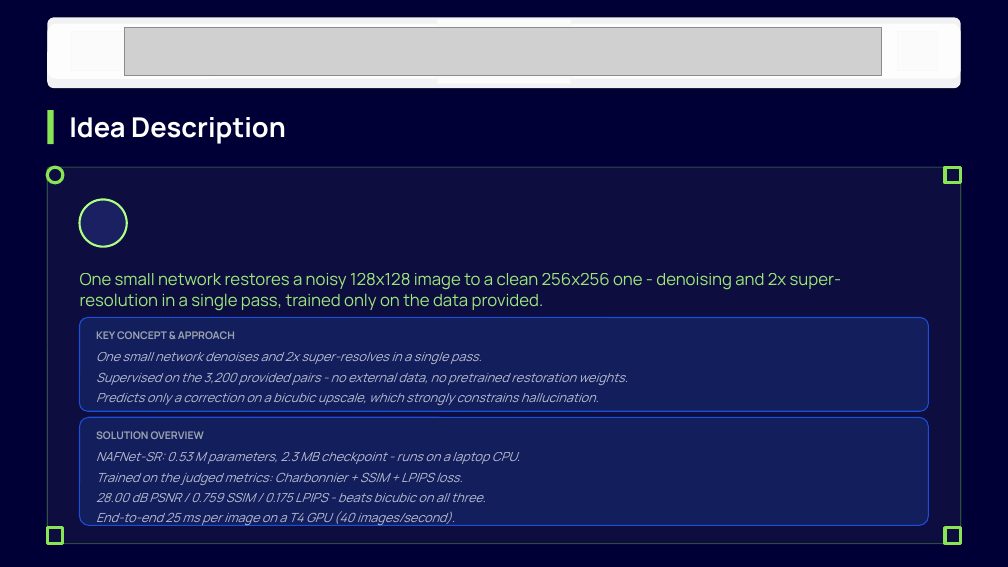
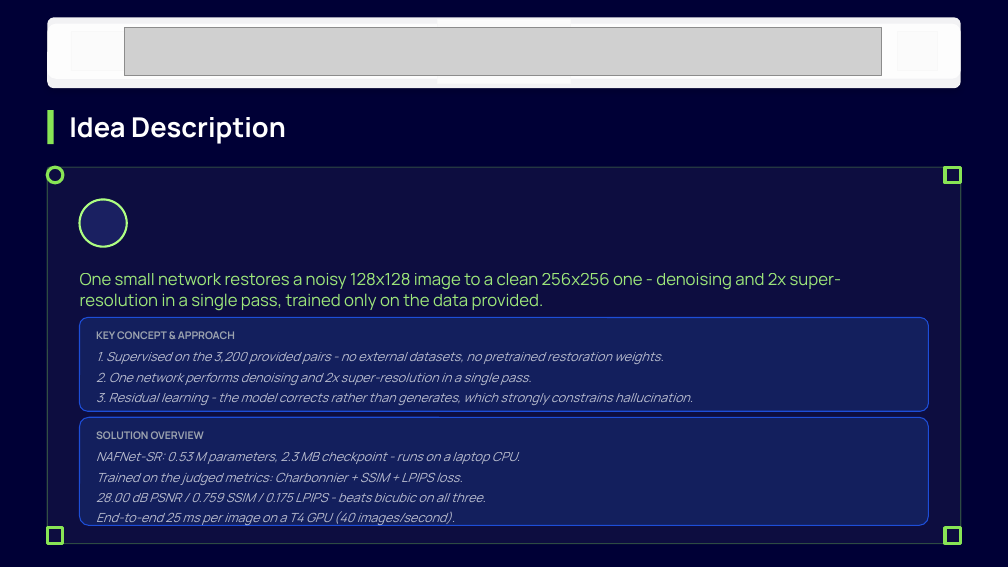
Before and after one commit to prakharbajaj1551/semicon-image-restoration, a slide deck: slide 3 of BYTE BRIGADE_PS01.pptx. Drawn at 1008x567 pixels with LibreOffice and Linux fonts; fonts in the diff are those of the drawing; grey boxes stand for pictures; background and template pictures are left out. Boxes give left, top, right and bottom in pixels: in the first picture for what was removed or moved away, otherwise in the second. Text is boxed around its words. In the diff, an @@ line names an element or a change of style, - is before the commit and + after.

```diff
--- a/BYTE BRIGADE_PS01.pptx
+++ b/BYTE BRIGADE_PS01.pptx
@@ text at (96, 352, 693, 405): text changed @@
-One small network denoises and 2x super-resolves in a single pass.
-Supervised on the 3,200 provided pairs - no external data, no pretrained restoration weights.
-Predicts only a correction on a bicubic upscale, which strongly constrains hallucination.
+1. Supervised on the 3,200 provided pairs - no external datasets, no pretrained restoration weights.
+2. One network performs denoising and 2x super-resolution in a single pass.
+3. Residual learning - the model corrects rather than generates, which strongly constrains hallucination.
```
Also in this commit, not shown: 2 other slides changed, 1 other file.
